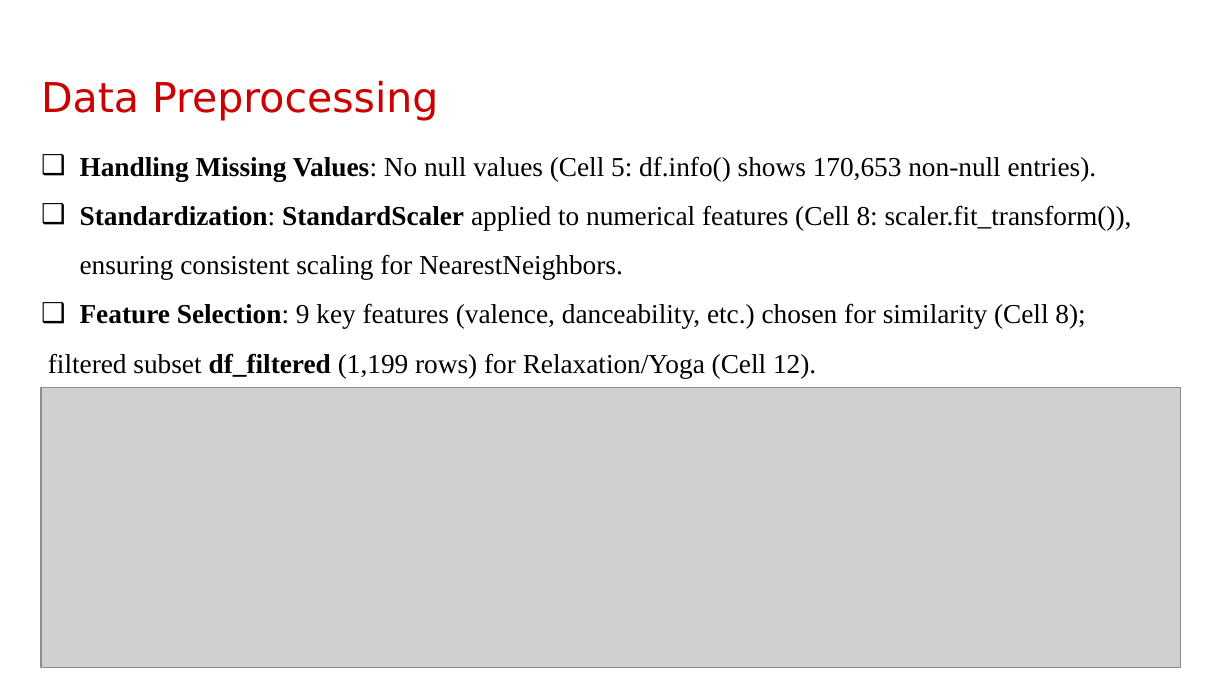
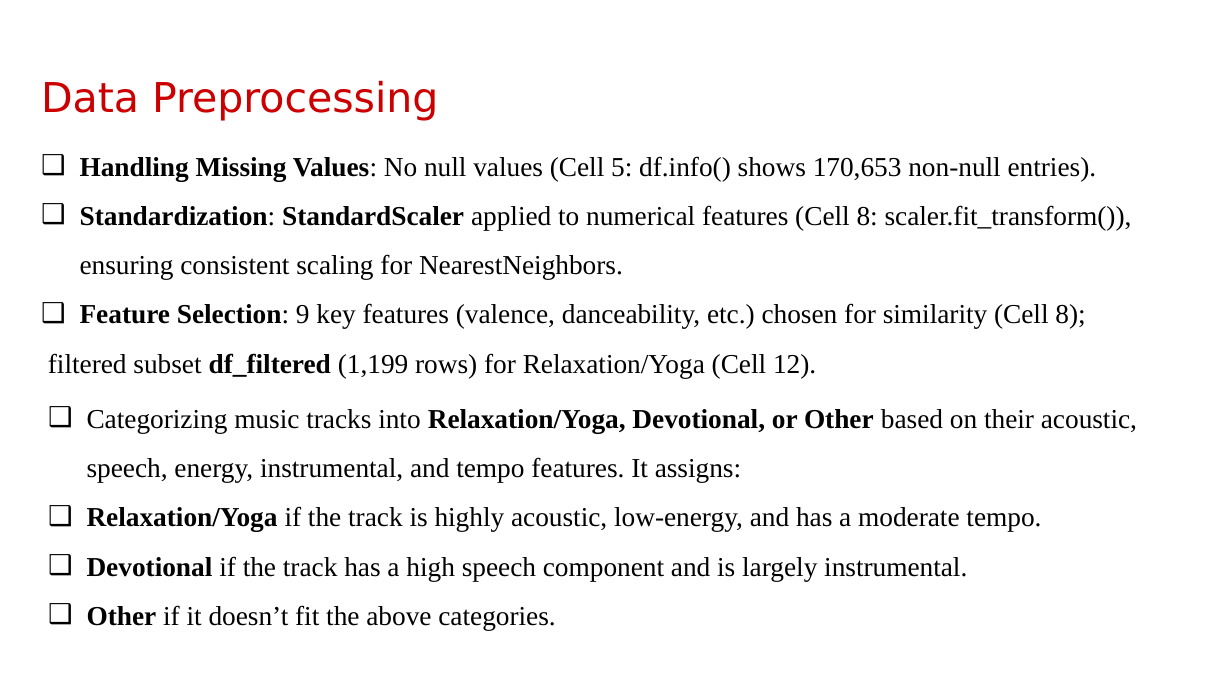
Before and after one commit to Rajeevkavala/Application-Development, a slide deck: slide 6 of Project/Music_Recommendation_Review-1.pptx. Drawn at 1232x693 pixels with LibreOffice and Linux fonts; fonts in the diff are those of the drawing; grey boxes stand for pictures; background and template pictures are left out. Boxes give left, top, right and bottom in pixels: in the first picture for what was removed or moved away, otherwise in the second. Text is boxed around its words. In the diff, an @@ line names an element or a change of style, - is before the commit and + after.

```diff
--- a/Project/Music_Recommendation_Review-1.pptx
+++ b/Project/Music_Recommendation_Review-1.pptx
@@ picture removed at [41,388,1180,668] @@
@@ text added at [87,409,1137,630], 16 pt, text #000000 @@
+❑ Categorizing music tracks into Relaxation/Yoga, Devotional, or Other based on their acoustic, speech, energy, instrumental, and tempo features. It assigns:
+❑ Relaxation/Yoga if the track is highly acoustic, low-energy, and has a moderate tempo.
+❑ Devotional if the track has a high speech component and is largely instrumental.
+❑ Other if it doesn’t fit the above categories.
```
Also in this commit, not shown: 1 other slide changed, 3 slides added, 1 slide removed, 3 other files.
